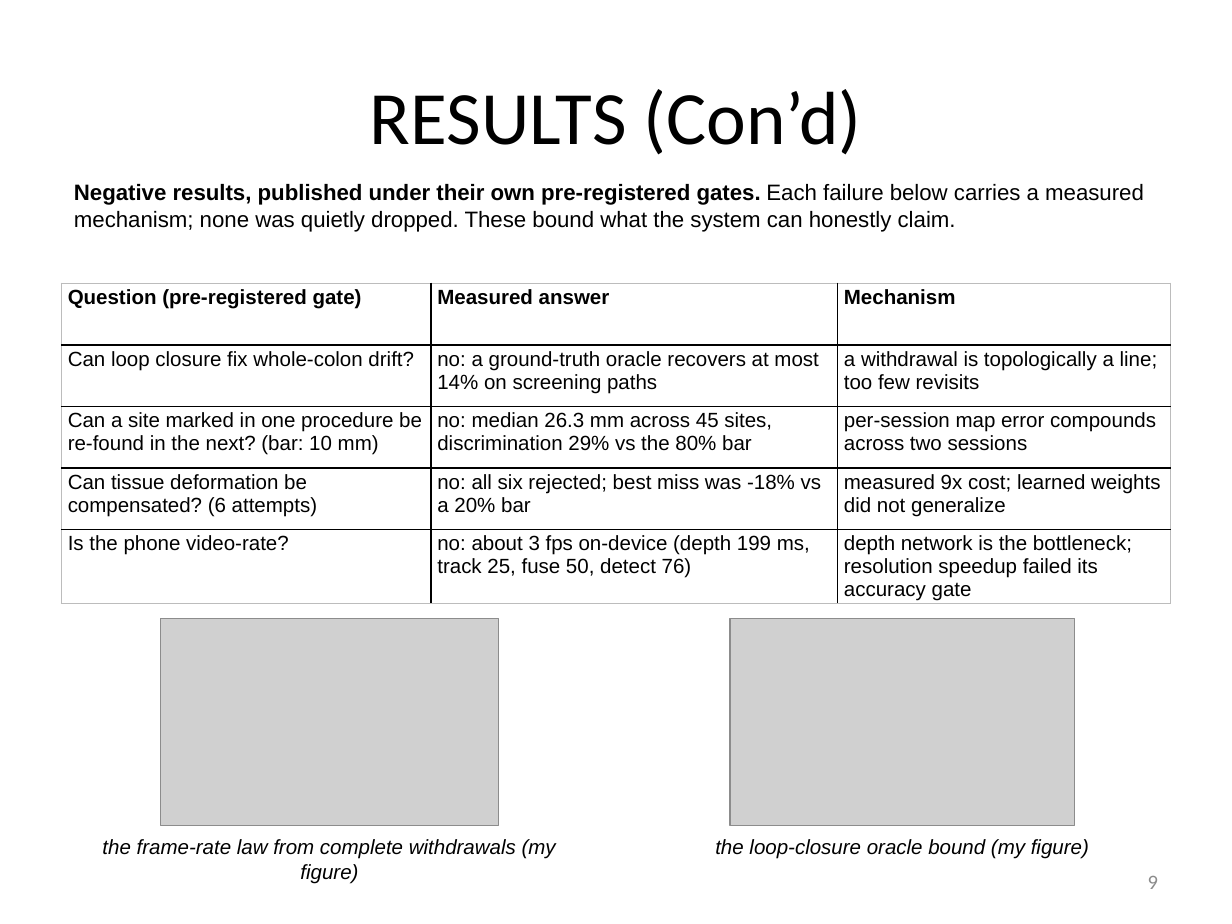
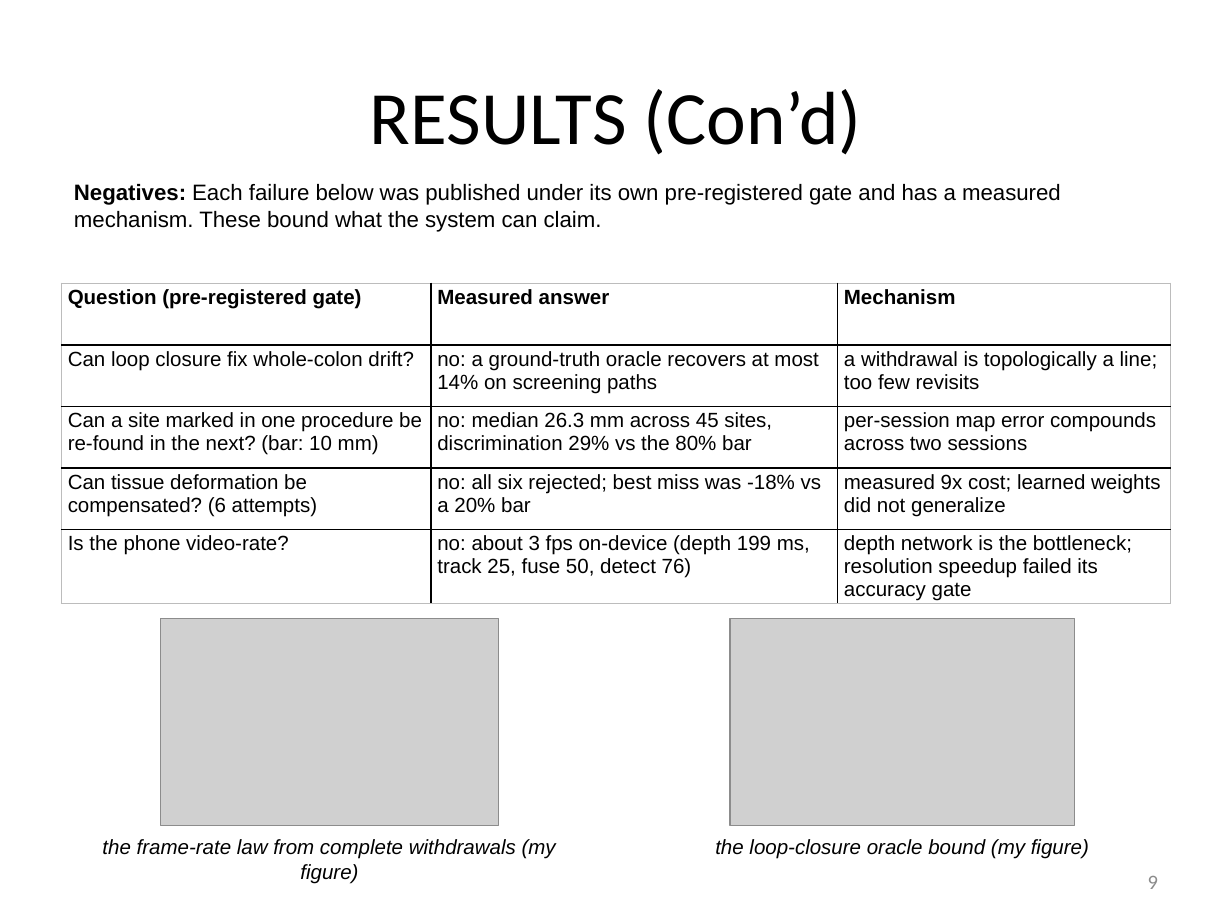
Before and after one commit to bluMoonx/EndoscopicMonocularSLAM, a slide deck: slide 9 of presentation/Argus_GSDSEF_2027_Digital_Presentation.pptx. Drawn at 1232x924 pixels with LibreOffice and Linux fonts; fonts in the diff are those of the drawing; grey boxes stand for pictures. Boxes give left, top, right and bottom in pixels: in the first picture for what was removed or moved away, otherwise in the second. Text is boxed around its words. In the diff, an @@ line names an element or a change of style, - is before the commit and + after.

Commit message:
Deck tone: plain report labels, no rhetorical phrasing
Bold lead-ins are now short labels with colons (Problem, Background,
Goal, Origin, Research question, Datasets, Hardware, Software,
Repository, Validation, Pre-registration, Iterations, Rejected
designs, Audits, Negatives, Central finding, Coverage metric, Errors,
Redesign causes, Answer, Comparison, Limitations). Flourish phrases
removed throughout the body text. Validation passes; all slides
re-rendered.

```diff
--- a/presentation/Argus_GSDSEF_2027_Digital_Presentation.pptx
+++ b/presentation/Argus_GSDSEF_2027_Digital_Presentation.pptx
@@ text at [74, 184, 1061, 232]: text changed @@
-Negative results, published under their own pre-registered gates. Each failure below carries a measured mechanism; none was quietly dropped. These bound what the system can honestly claim.
+Negatives: Each failure below was published under its own pre-registered gate and has a measured mechanism. These bound what the system can claim.
```
Also in this commit, not shown: 6 other slides changed, 1 other file.
